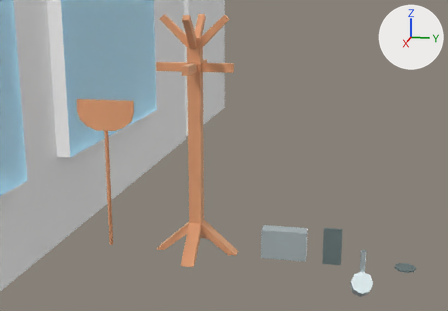
The Blender file Assets/Axtras/Models/Room.blend as it was, and as the next commit left it.
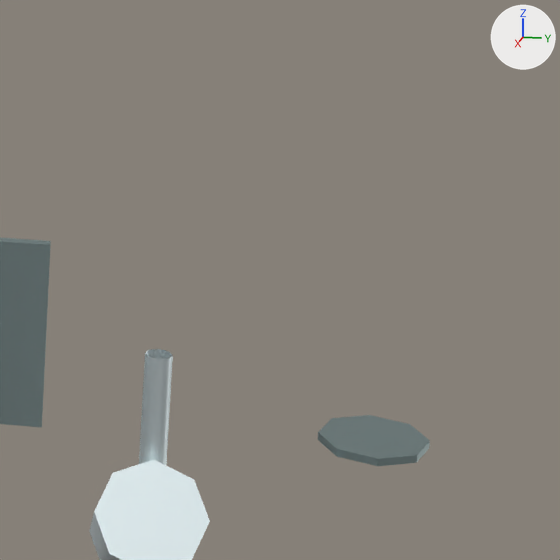
There are two pictures of each version: one from a 50 mm camera at (3.936, 0.978, 1.672) aimed at (0.157, 0.223, 0.728), one close up on the part from 74% to 99% of the width and 59% to 94% of the height. Every picture has the same lights, and +X, +Y and +Z are marked at upper right.

Names of what the first close-up shows: 'light circle', 'phone', 'spotlight'.
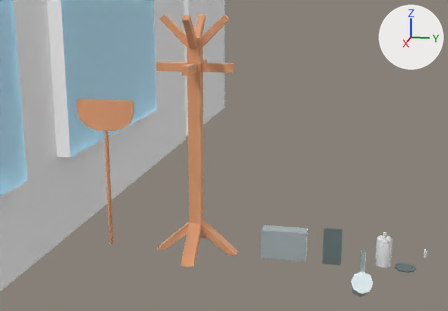
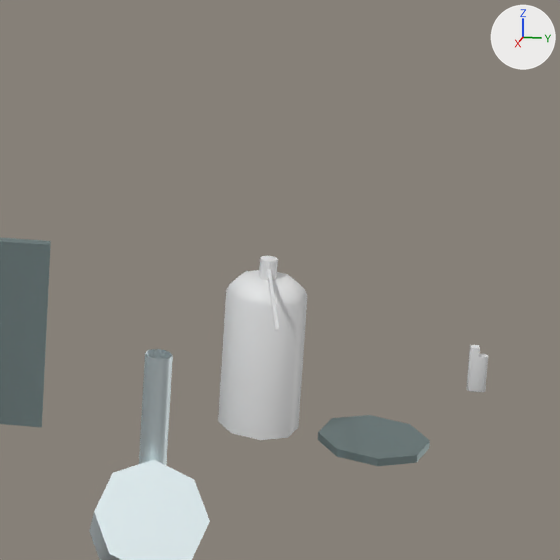
Pixel boxes (x1, y1, x2, y2) of what changed, in the close-ups (560 x 560 px):
'spray', added
    after: (218, 256, 307, 440)
'lighter', added
    after: (467, 345, 488, 392)

The change, as a diff of the scene's bpy script:
```diff
--- a/Assets/Axtras/Models/Room.blend.py
+++ b/Assets/Axtras/Models/Room.blend.py
@@ me_cube_008 @@
+me_cube_008.from_pydata(...)  # 62 vertices, 40 faces; spans x -0.0055..0.0055, y -0.0111..0.0111, z -0.032..0.027
+me_cube_008.polygons.foreach_set('use_smooth', [True] * 40)
@@ me_cylinder_003 @@
+me_cylinder_003.from_pydata(...)  # 104 vertices, 71 faces; spans x -0.05..0.213, y -0.05..0.05, z -0.1..0.125
@@ ob_lighter @@
+ob_lighter = bpy.data.objects.new('lighter', me_cube_008)
+ob_lighter.location = (0.0, 1.519, 0.1)
@@ ob_spray @@
+ob_spray = bpy.data.objects.new('spray', me_cylinder_003)
+ob_spray.location = (0.0, 1.257, 0.1)
```
